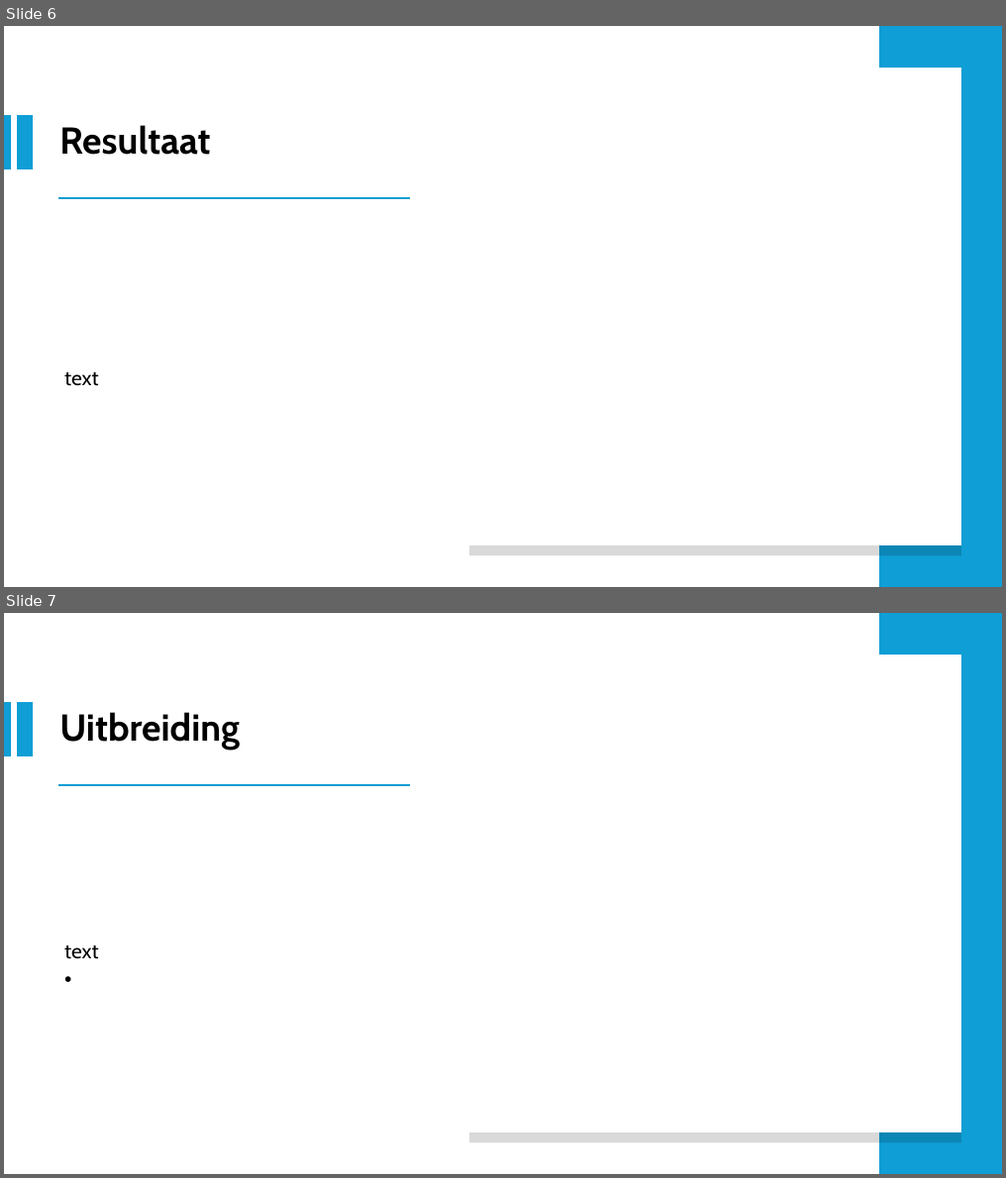
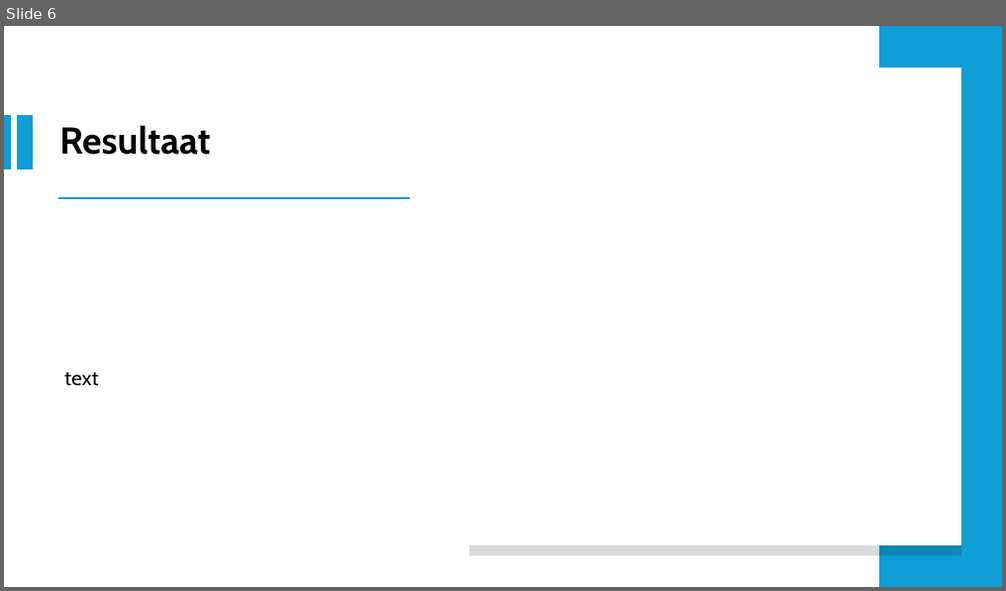
Before and after one commit to RobbeDeW/Mastermind, a slide deck: Presentatie/Mastermind.odp. Shown one above the other, each under a label of ours: slides 6 and 7 before the commit, slide 6 after it. The pictures are 1006x1178 and 1006x591 pixels, drawn with LibreOffice and Linux fonts; fonts in the diff are those of the drawing. Boxes give left, top, right and bottom in pixels: in the first picture for what was removed or moved away, otherwise in the second. Text is boxed around its words. In the diff, an @@ line names an element or a change of style, - is before the commit and + after.

```diff
--- a/Presentatie/Mastermind.odp
+++ b/Presentatie/Mastermind.odp
@@ slide 7 removed at (x1=4, y1=613, x2=1002, y2=1174), background #FFFFFF @@
@@ freeform shape removed at (x1=880, y1=613, x2=1002, y2=1174) @@
@@ freeform shape removed at (x1=469, y1=655, x2=961, y2=1133) @@
@@ freeform shape removed at (x1=4, y1=702, x2=12, y2=758) @@
@@ freeform shape removed at (x1=17, y1=702, x2=33, y2=758) @@
@@ title removed at (x1=59, y1=712, x2=240, y2=750) @@
-Uitbreiding
@@ freeform shape removed at (x1=58, y1=784, x2=411, y2=786) @@
@@ text removed at (x1=64, y1=946, x2=99, y2=959) @@
-text
```
Also in this commit, not shown: 1 slide changed, 2 slides added, 1 other slide removed, 1 other file.
